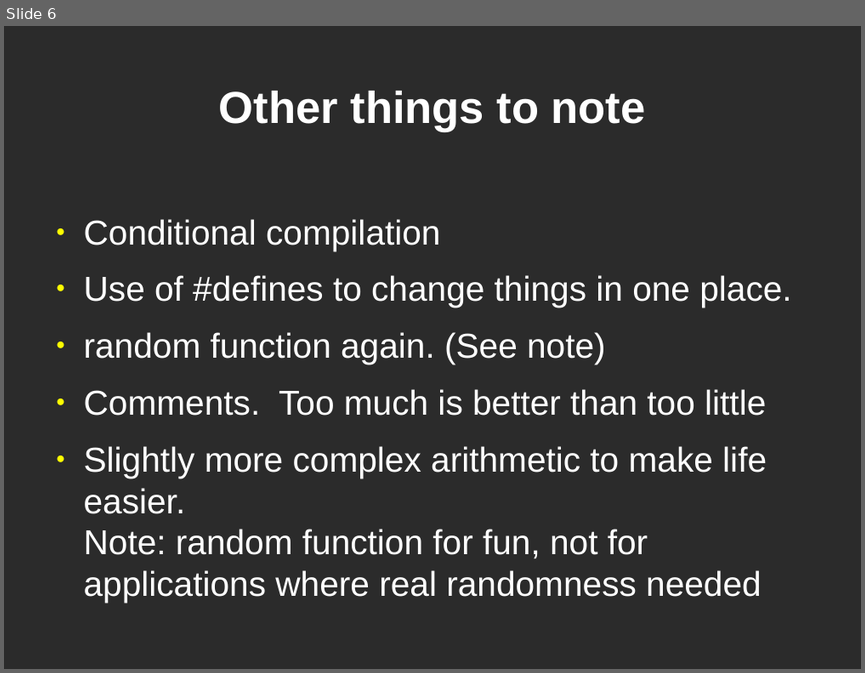
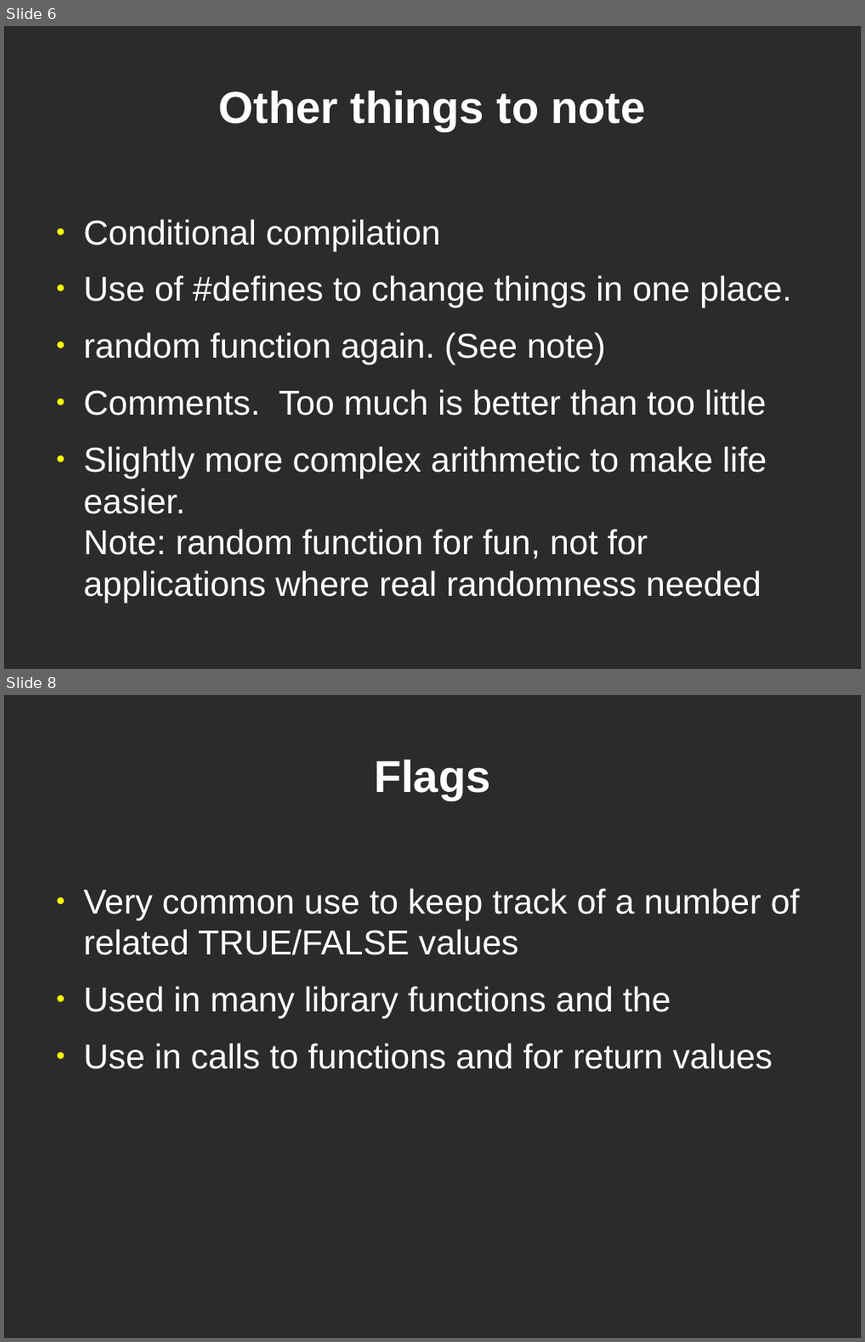
Before and after one commit to dklamet/class, a slide deck: docs/class2.odp. Shown one above the other, each under a label of ours: slide 6 before the commit, slides 6 and 8 after it; the slides between them are not shown. The pictures are 865x673 and 865x1342 pixels, drawn with LibreOffice and Linux fonts; fonts in the diff are those of the drawing; background and template pictures are left out; a plain dark background stands for a picture behind light text. Boxes give left, top, right and bottom in pixels: in the first picture for what was removed or moved away, otherwise in the second. Text is boxed around its words. In the diff, an @@ line names an element or a change of style, - is before the commit and + after.

```diff
--- a/docs/class2.odp
+++ b/docs/class2.odp
@@ slide 8 added at [4, 695, 861, 1338], background picture (left out) @@
@@ title added at [374, 760, 490, 801], 41.4 pt, text #FFFFFF, bold @@
+Flags
@@ text added at [84, 888, 800, 1069], 32 pt, text #FFFFFF @@
+● Very common use to keep track of a number of related TRUE/FALSE values
+● Used in many library functions and the
+● Use in calls to functions and for return values
```
Also in this commit, not shown: 1 slide changed, 2 other slides added, 5 other files.
